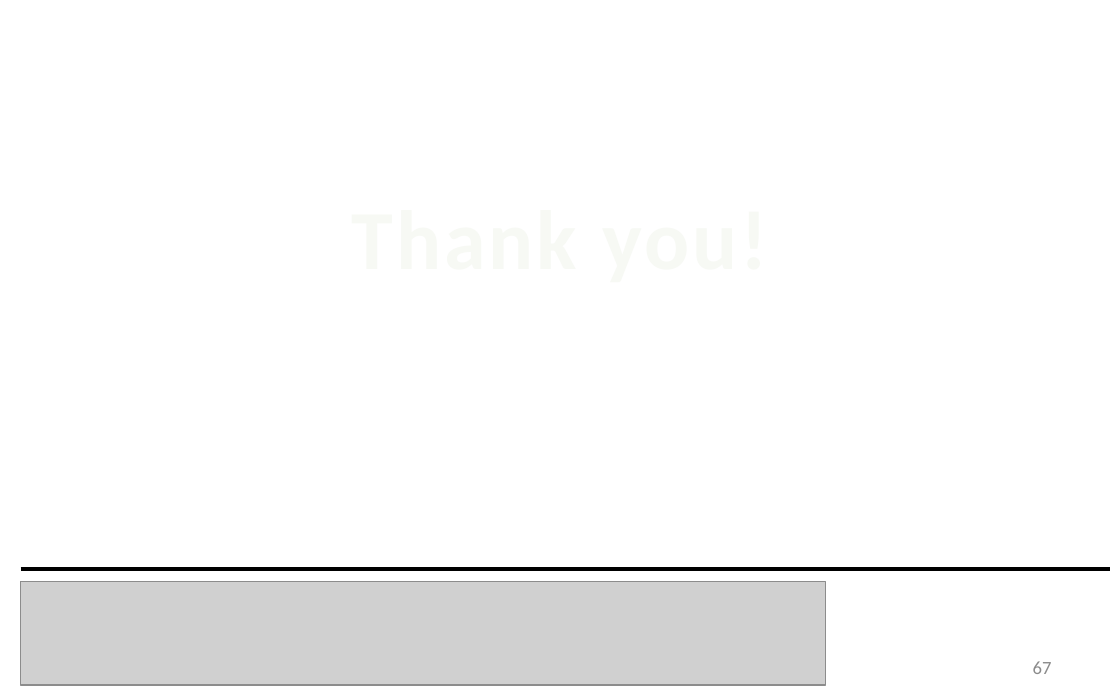
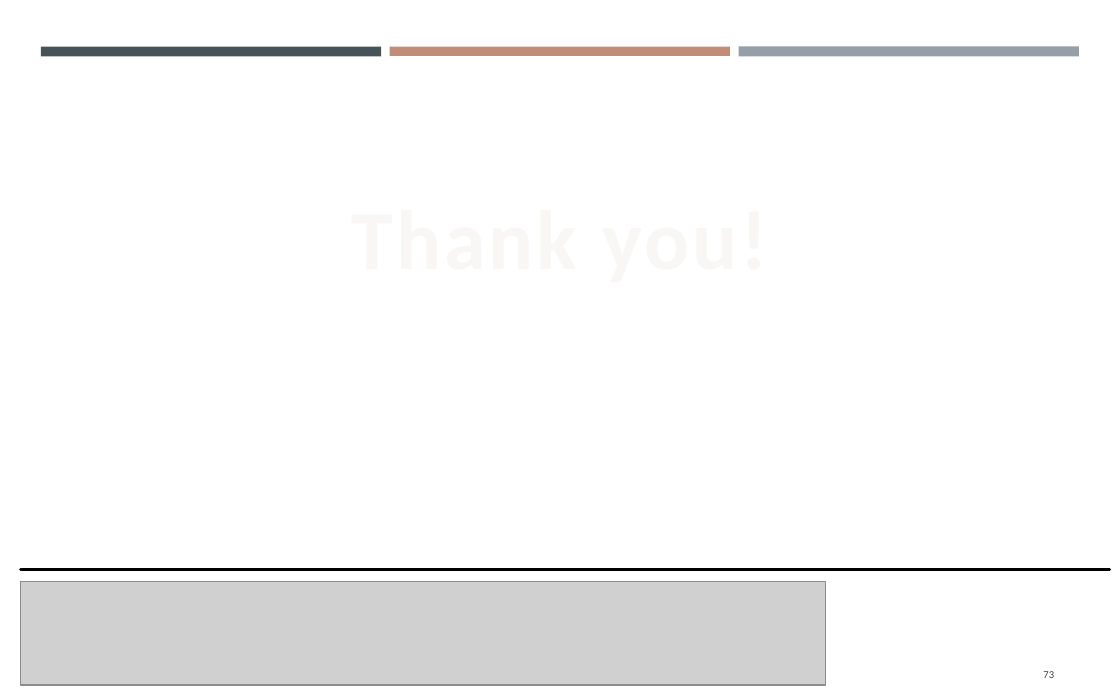
Before and after one commit to gisynw/GIS_I, a slide deck: slide 73 of docs/Lectures/Week03/Lecture02_GEOG2475_Datum.pptx (slide 67 before the commit). Drawn at 1120x700 pixels with LibreOffice and Linux fonts; fonts in the diff are those of the drawing; grey boxes stand for pictures. Boxes give left, top, right and bottom in pixels: in the first picture for what was removed or moved away, otherwise in the second. Text is boxed around its words. In the diff, an @@ line names an element or a change of style, - is before the commit and + after.

```diff
--- a/docs/Lectures/Week03/Lecture02_GEOG2475_Datum.pptx
+++ b/docs/Lectures/Week03/Lecture02_GEOG2475_Datum.pptx
@@ rectangle added at bbox=[41, 47, 381, 57], fill #465359 @@
@@ rectangle added at bbox=[390, 47, 729, 56], fill #C18C78 @@
@@ rectangle added at bbox=[739, 46, 1079, 56], fill #969FA7 @@
@@ page number at bbox=[1043, 671, 1054, 678]: text changed; size 10.8 to 6.1 pt; text colour #8C8C8C to #404040 @@
-67
+73
```
Also in this commit, not shown: 64 other slides changed, 8 slides added, 2 slides removed, 2 other files.
